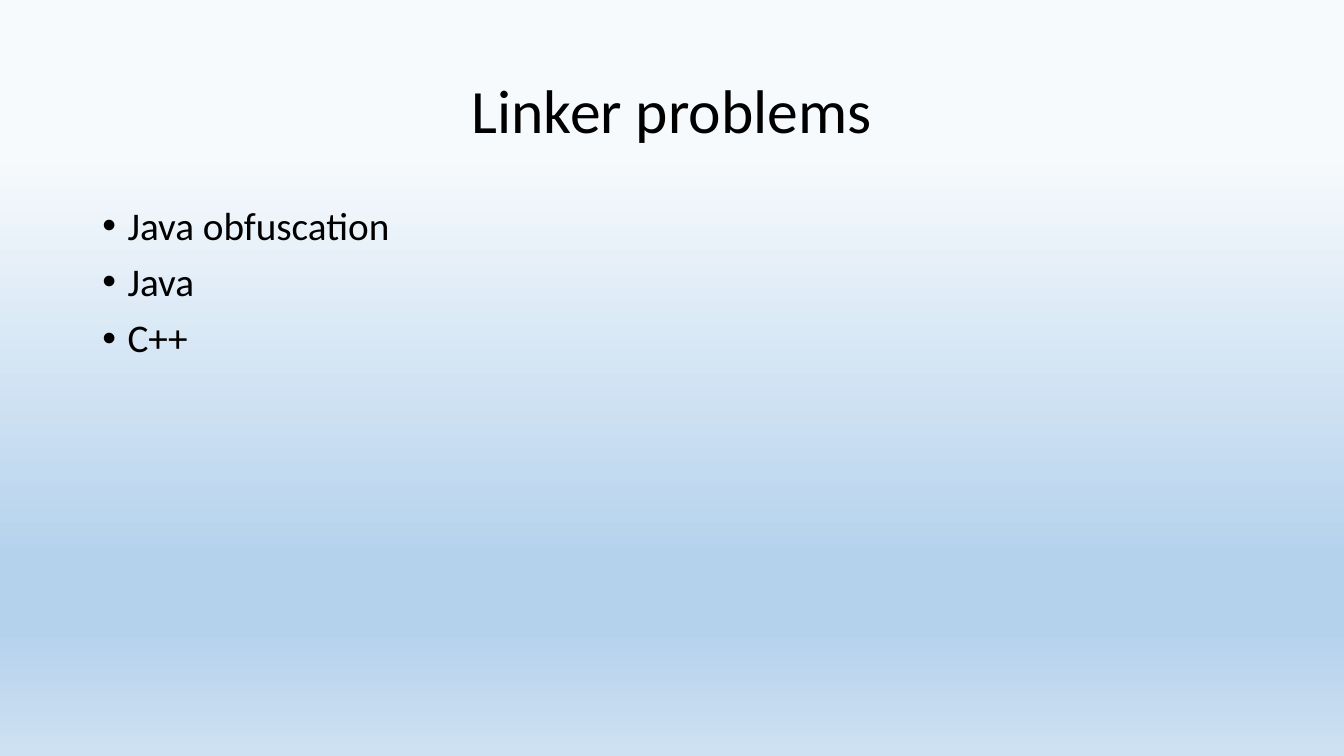
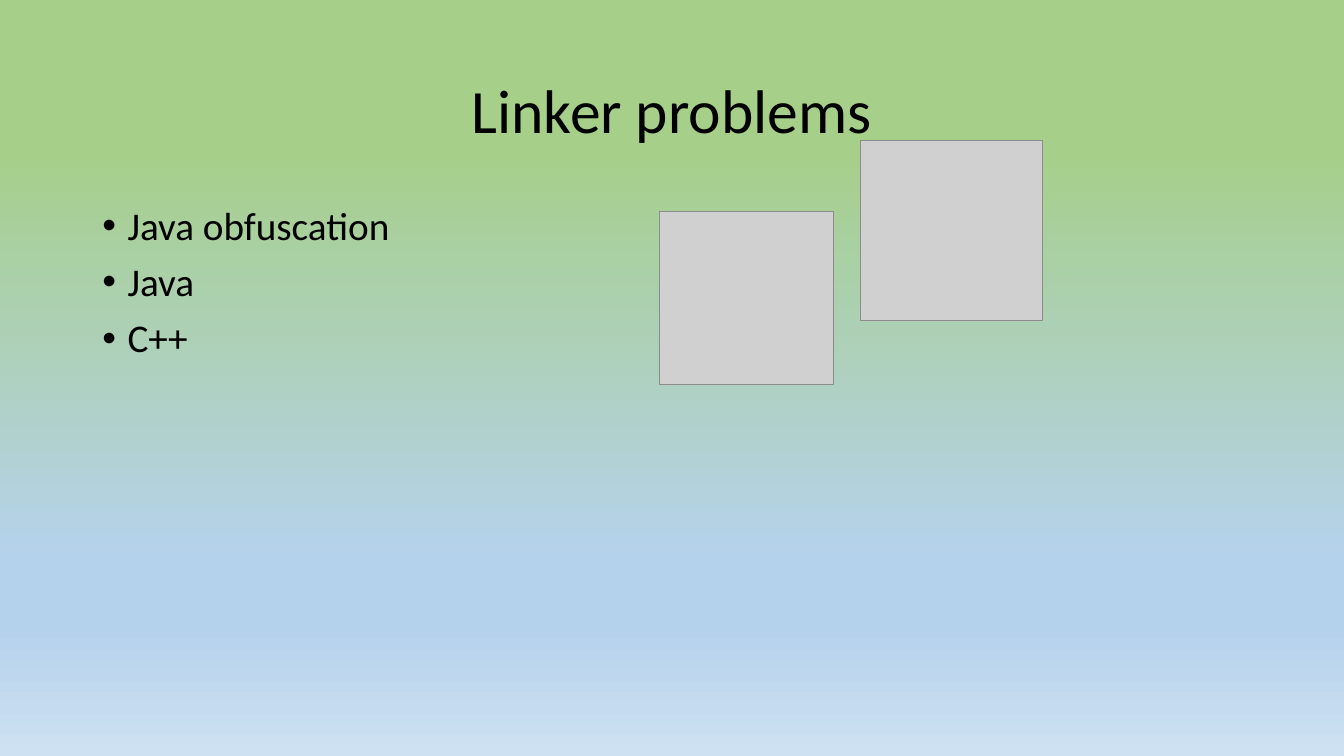
Before and after one commit to 9majka/NDK_presentation, a slide deck: slide 6 of NDK.pptx. Drawn at 1344x756 pixels with LibreOffice and Linux fonts; fonts in the diff are those of the drawing; grey boxes stand for pictures. Boxes give left, top, right and bottom in pixels: in the first picture for what was removed or moved away, otherwise in the second. Text is boxed around its words. In the diff, an @@ line names an element or a change of style, - is before the commit and + after.

```diff
--- a/NDK.pptx
+++ b/NDK.pptx
@@ background gradient #F7FAFD to #B5D2EC to #CEE1F2 to gradient #A6CF8A to #B5D2EC to #CEE1F2 @@
@@ picture added at (861, 141, 1043, 322) @@
@@ picture added at (659, 212, 833, 385) @@
```
Also in this commit, not shown: 9 other slides changed, 3 slides added, 2 other files.
